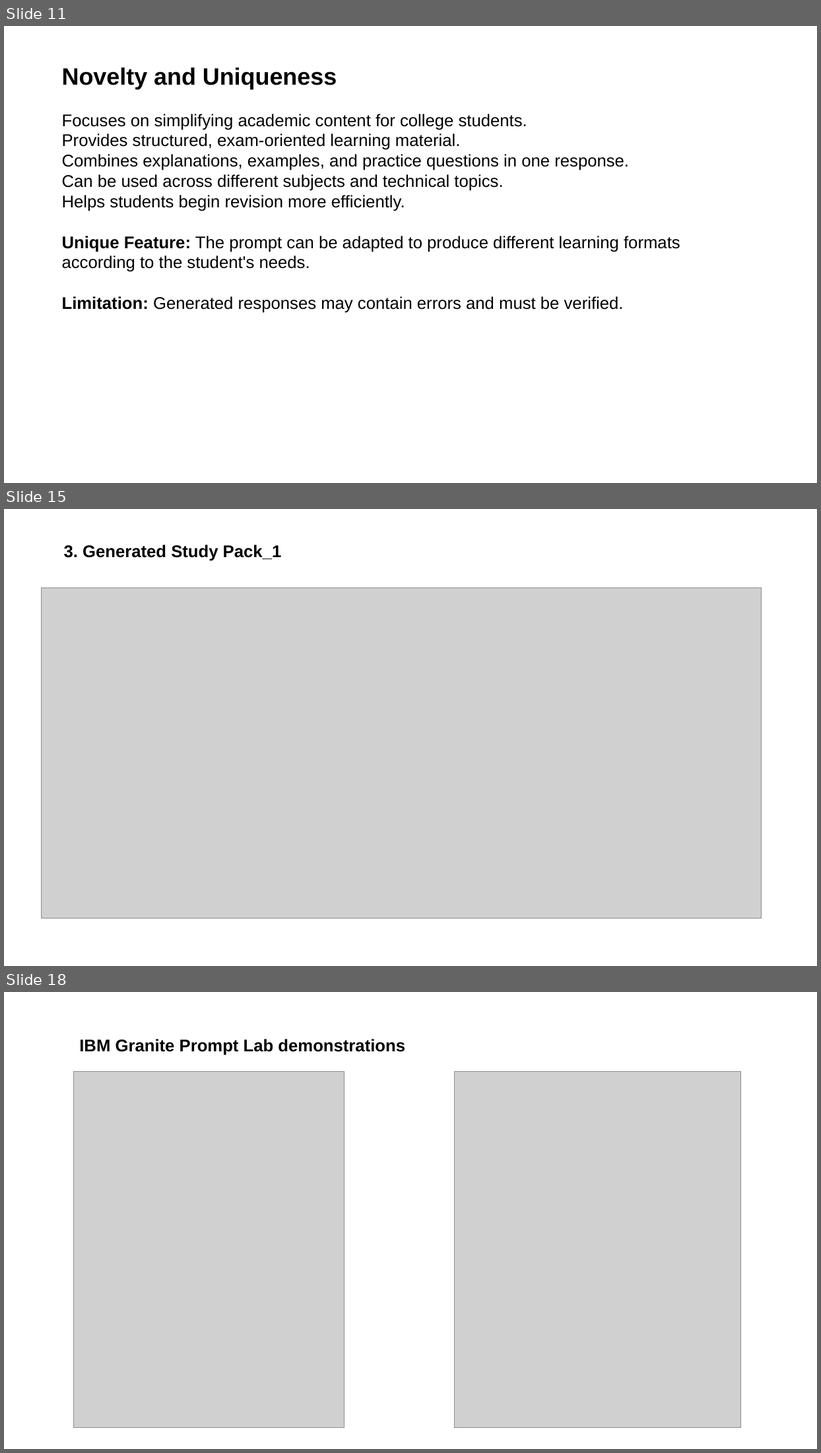
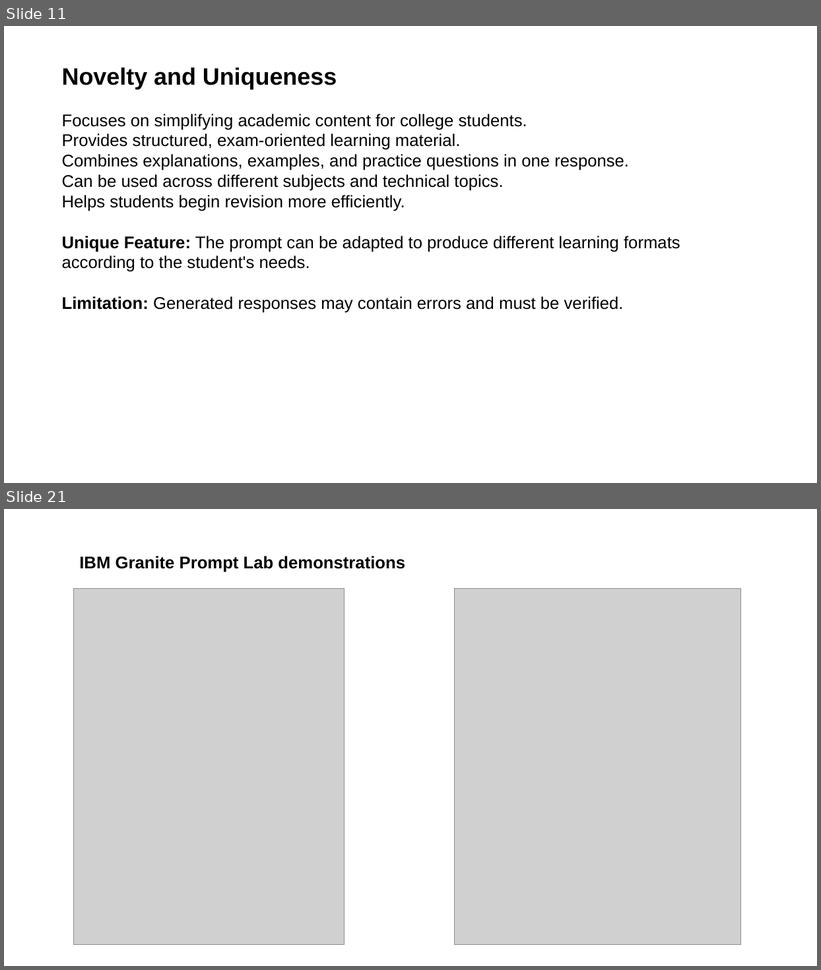
Before and after one commit to Swapnika2229/LearnEase-AI, a slide deck: LearnEase_AI_Project_Presentation.pptx. Shown one above the other, each under a label of ours: slides 11, 15 and 18 before the commit, slides 11 and 21 after it; the slides between them are not shown. The pictures are 821x1453 and 821x970 pixels, drawn with LibreOffice and Linux fonts; fonts in the diff are those of the drawing; grey boxes stand for pictures. Boxes give left, top, right and bottom in pixels: in the first picture for what was removed or moved away, otherwise in the second. Text is boxed around its words. In the diff, an @@ line names an element or a change of style, - is before the commit and + after.

```diff
--- a/LearnEase_AI_Project_Presentation.pptx
+++ b/LearnEase_AI_Project_Presentation.pptx
@@ slide 15 removed at (4,509,817,966), background #FFFFFF @@
@@ text removed at (64,545,282,561) @@
-3. Generated Study Pack_1
@@ picture removed at (41,588,762,920) @@
@@ what was slide 18 is now slide 21 @@
```
Also in this commit, not shown: 5 slides changed, 5 slides added, 1 other slide removed.
